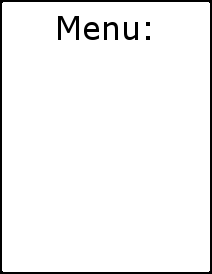
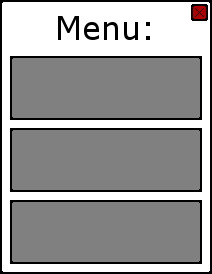
Layered file, before and after one edit (212×274). Changes by layer:
showed "Pasted Layer#2" over [10, 200, 202, 264]
showed "Pasted Layer#1" over [10, 128, 202, 192]
showed "Pasted Layer" over [10, 56, 202, 120]
added layer "Close Button" above "Background" over [191, 4, 208, 21]
